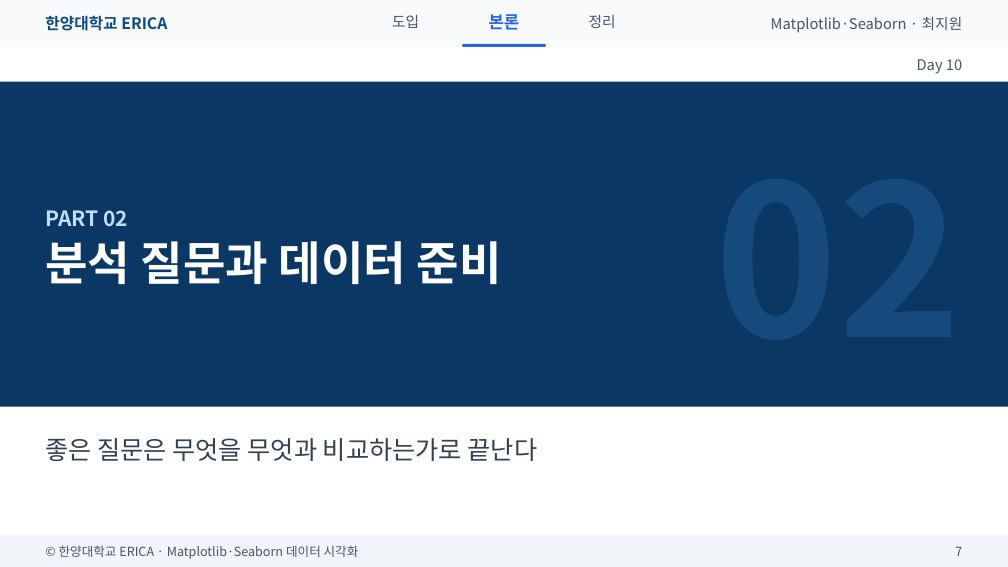
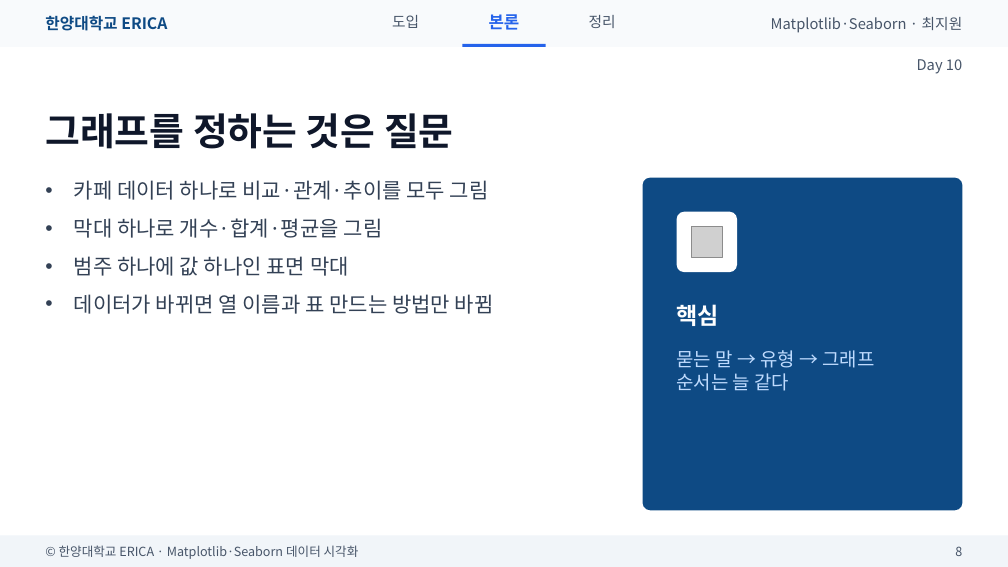
Before and after one commit to wonguwon/generate_lesson, a slide deck: slide 8 of materials/matplotlib-seaborn/ppt/Day10/Day10_미니프로젝트.pptx (slide 7 before the commit). Drawn at 1008x567 pixels with LibreOffice and Linux fonts; fonts in the diff are those of the drawing; grey boxes stand for pictures. Boxes give left, top, right and bottom in pixels: in the first picture for what was removed or moved away, otherwise in the second. Text is boxed around its words. In the diff, an @@ line names an element or a change of style, - is before the commit and + after.

```diff
--- a/materials/matplotlib-seaborn/ppt/Day10/Day10_미니프로젝트.pptx
+++ b/materials/matplotlib-seaborn/ppt/Day10/Day10_미니프로젝트.pptx
@@ rectangle removed at (0, 82, 1008, 407) @@
@@ title at (45, 113, 454, 149): text changed; size 44 to 36 pt; text colour #FFFFFF to #0F172A @@
-분석 질문과 데이터 준비
+그래프를 정하는 것은 질문
@@ title "그래프를 정하는 것은 질문" at (45, 113, 454, 149): vertical alignment top to middle @@
@@ rounded rectangle added at (643, 178, 963, 510), fill #0E4A84 @@
@@ text added at (74, 180, 494, 314), 20 pt, text #334155 @@
+• 카페 데이터 하나로 비교·관계·추이를 모두 그림
+• 막대 하나로 개수·합계·평균을 그림
+• 범주 하나에 값 하나인 표면 막대
+• 데이터가 바뀌면 열 이름과 표 만드는 방법만 바뀜
@@ text removed at (45, 210, 128, 227) @@
-PART 02
@@ rounded rectangle added at (677, 212, 737, 272), fill #FFFFFF @@
@@ picture added at (692, 227, 722, 257) @@
@@ text added at (677, 304, 719, 326), 22 pt, text #FFFFFF, bold @@
+핵심
@@ text added at (677, 350, 874, 391), 18 pt, text #BFDBFE @@
+묻는 말 → 유형 → 그래프
+순서는 늘 같다
@@ text removed at (45, 438, 538, 461) @@
-좋은 질문은 무엇을 무엇과 비교하는가로 끝난다
@@ text at (955, 546, 962, 556): text changed @@
-7
+8
```
Also in this commit, not shown: 13 other slides changed, 1 slide added, 4 slides removed, 3 other files.
